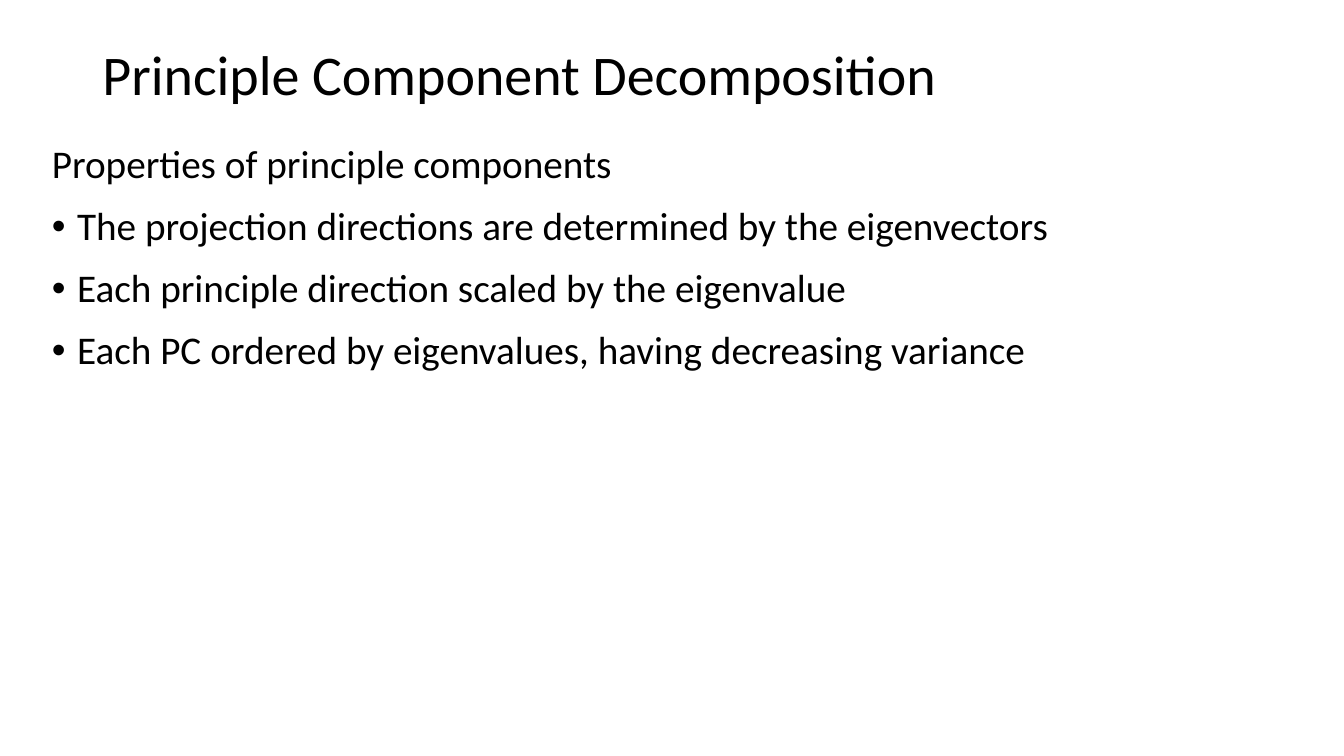
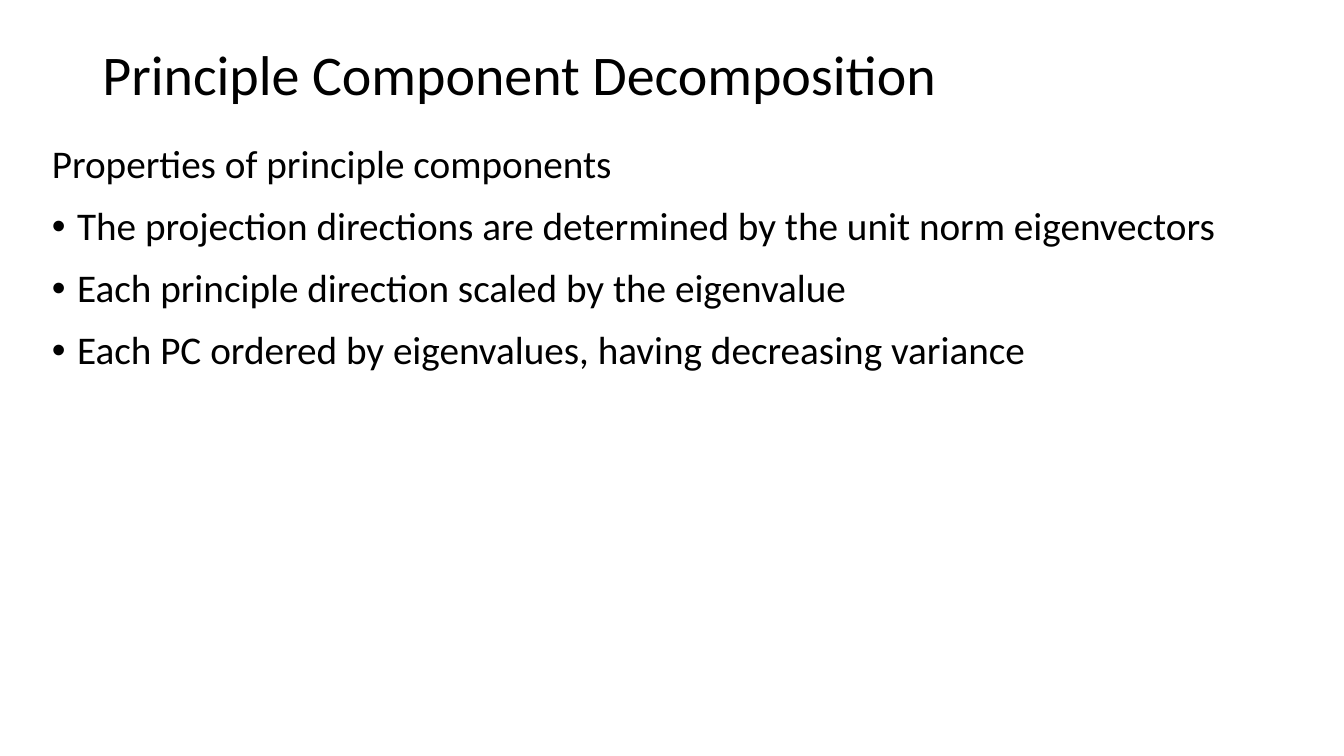
Before and after one commit to StephenElston/CSCI-E25, a slide deck: slide 47 of SuplementaryMaterial/ReviewOfLinearAlgebra.pptx. Drawn at 1344x756 pixels with LibreOffice and Linux fonts; fonts in the diff are those of the drawing. Boxes give left, top, right and bottom in pixels: in the first picture for what was removed or moved away, otherwise in the second. Text is boxed around its words. In the diff, an @@ line names an element or a change of style, - is before the commit and + after.

```diff
--- a/SuplementaryMaterial/ReviewOfLinearAlgebra.pptx
+++ b/SuplementaryMaterial/ReviewOfLinearAlgebra.pptx
@@ text at (x1=77, y1=212, x2=1215, y2=247): text changed @@
-• The projection directions are determined by the eigenvectors
+• The projection directions are determined by the unit norm eigenvectors
```
Also in this commit, not shown: 12 other slides changed, 4 slides added, 5 slides removed.
